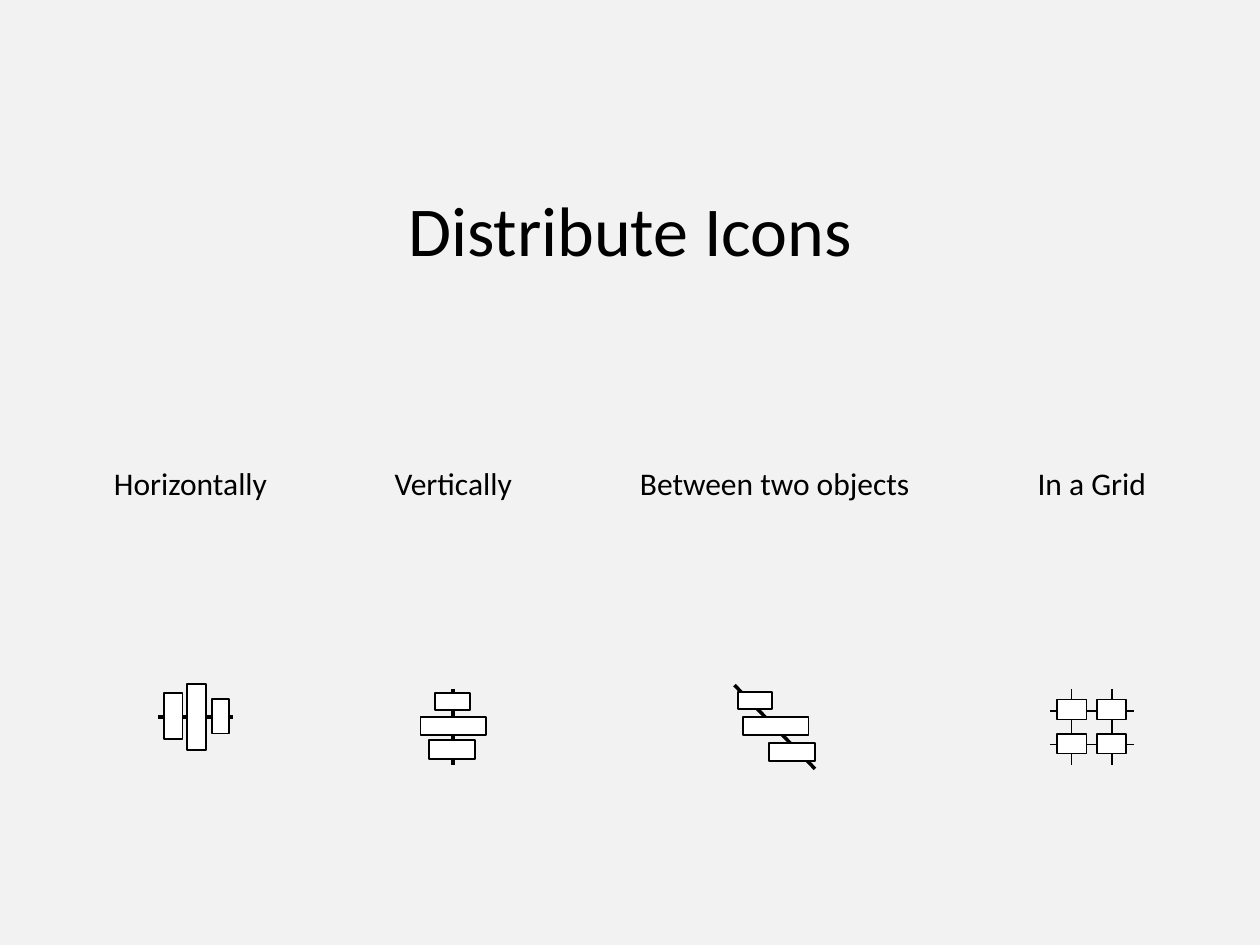
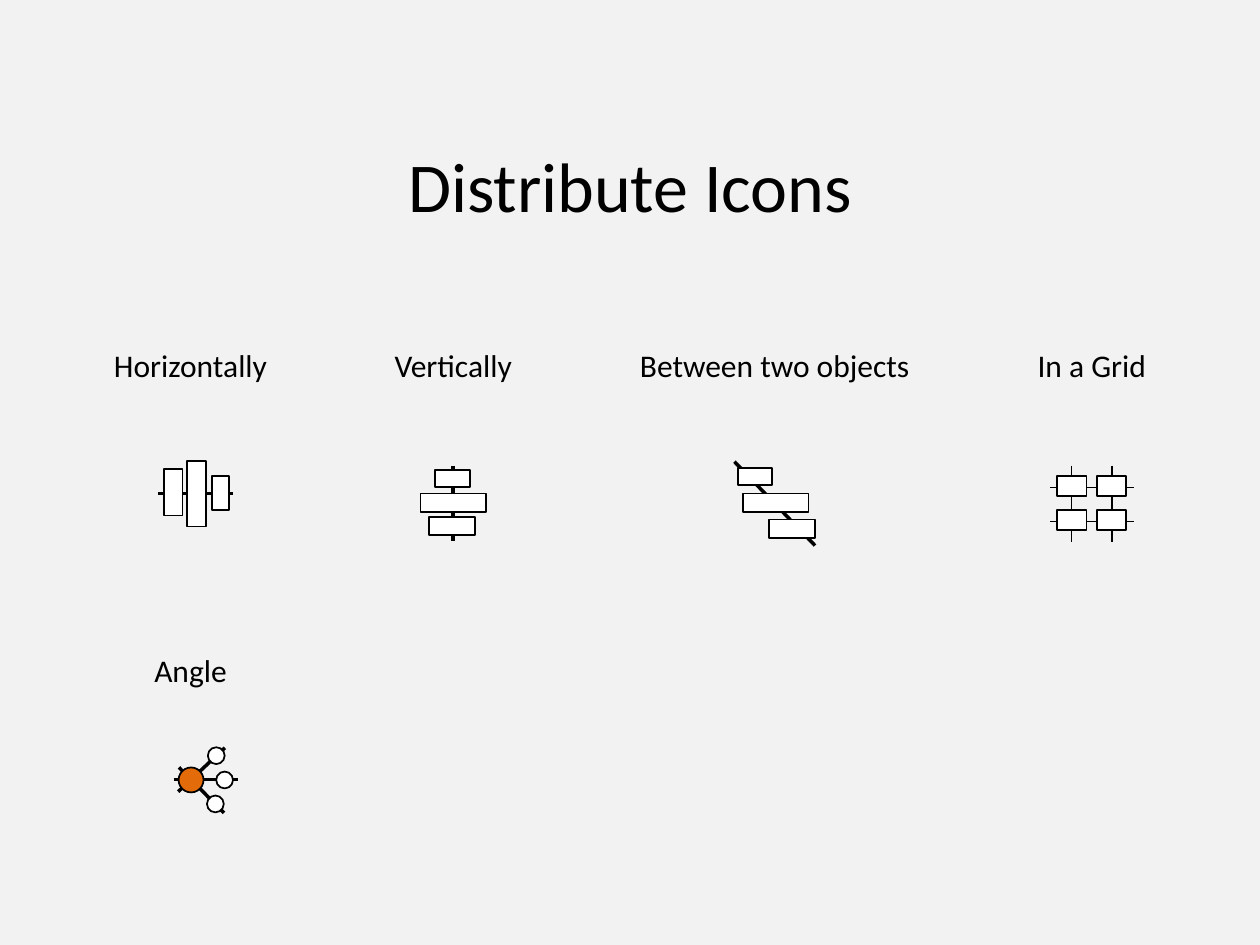
Before and after one commit to PowerPointLabs/PowerPointLabs, a slide deck: slide 4 of doc/Icons-PositionsLab.pptx. Drawn at 1260x945 pixels with LibreOffice and Linux fonts; fonts in the diff are those of the drawing. Boxes give left, top, right and bottom in pixels: in the first picture for what was removed or moved away, otherwise in the second. Text is boxed around its words. In the diff, an @@ line names an element or a change of style, - is before the commit and + after.

```diff
--- a/doc/Icons-PositionsLab.pptx
+++ b/doc/Icons-PositionsLab.pptx
@@ text "Distribute Icons": place and size @@
-text "Distribute Icons" at <box>408,207,852,257</box>
+text "Distribute Icons" at <box>408,163,852,213</box>
@@ 4 texts: place and size @@
-4 texts at <box>114,473,1146,501</box>
+4 texts at <box>114,355,1146,383</box>
@@ 13 rectangles, 7 lines: place and size @@
-13 rectangles, 7 lines at <box>158,685,1134,769</box>
+13 rectangles, 7 lines at <box>158,461,1134,546</box>
@@ text added at <box>154,660,226,688</box>, 18 pt, text #000000 @@
+Angle
@@ group added at <box>174,747,238,813</box>: 4 ellipses, 3 lines @@
```
Also in this commit, not shown: 5 other files.
